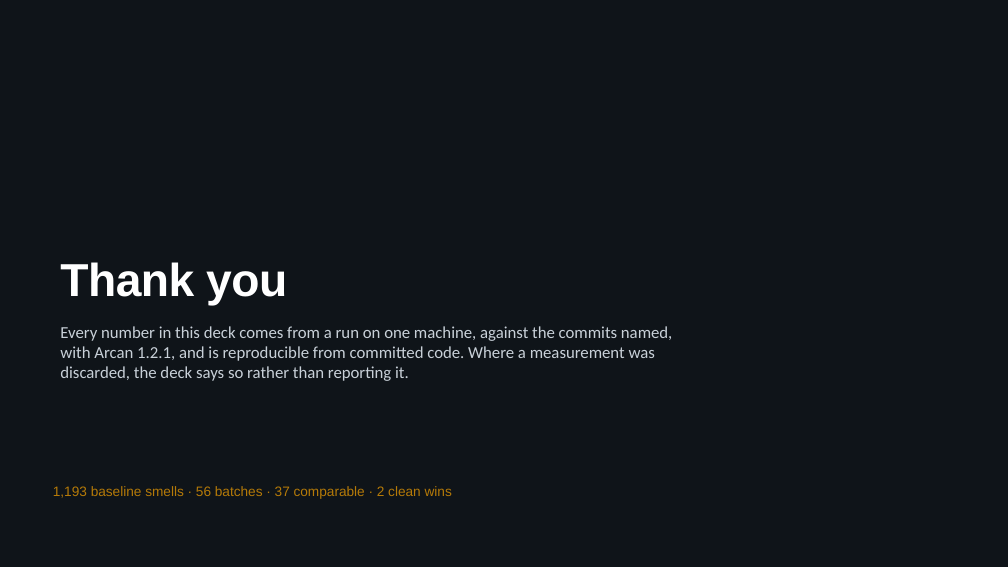
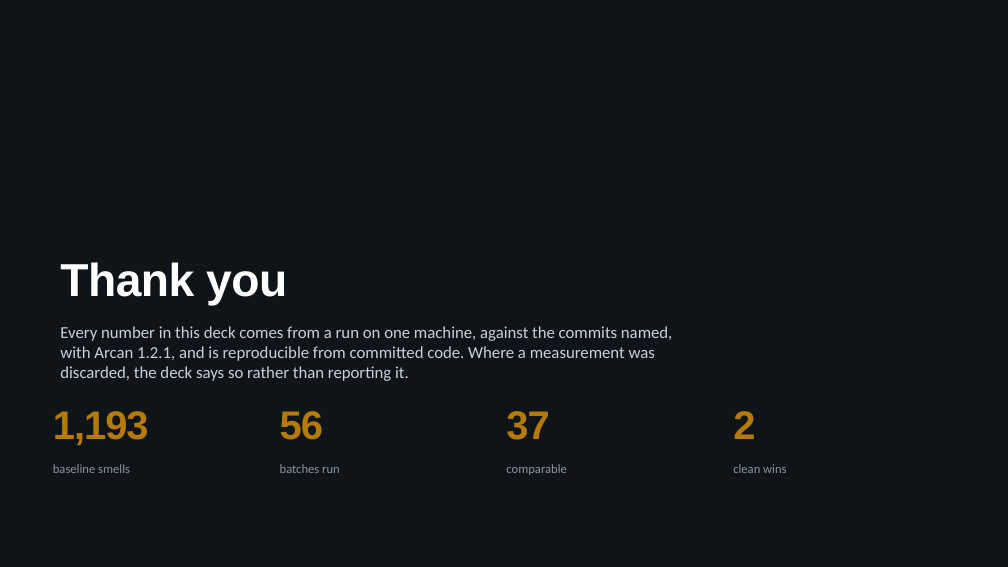
Before and after one commit to shimoriki/DSARPProject, a slide deck: slide 41 of docs/DSARP_interim_review.pptx (slide 23 before the commit). Drawn at 1008x567 pixels with LibreOffice and Linux fonts; fonts in the diff are those of the drawing. Boxes give left, top, right and bottom in pixels: in the first picture for what was removed or moved away, otherwise in the second. Text is boxed around its words. In the diff, an @@ line names an element or a change of style, - is before the commit and + after.

```diff
--- a/docs/DSARP_interim_review.pptx
+++ b/docs/DSARP_interim_review.pptx
@@ text at (53, 411, 149, 445): text changed; size 13 to 38 pt; bold on @@
-1,193 baseline smells · 56 batches · 37 comparable · 2 clean wins
+1,193
@@ text added at (280, 411, 323, 440), 38 pt, text #B57A08, bold @@
+56
@@ text added at (506, 411, 549, 440), 38 pt, text #B57A08, bold @@
+37
@@ text added at (733, 411, 755, 439), 38 pt, text #B57A08, bold @@
+2
@@ text added at (53, 464, 130, 473), 12 pt, text #8A94A0 @@
+baseline smells
@@ text added at (280, 464, 340, 473), 12 pt, text #8A94A0 @@
+batches run
@@ text added at (506, 464, 566, 475), 12 pt, text #8A94A0 @@
+comparable
@@ text added at (733, 464, 786, 473), 12 pt, text #8A94A0 @@
+clean wins
```
Also in this commit, not shown: 6 other slides changed, 19 slides added, 1 slide removed, 9 other files.
